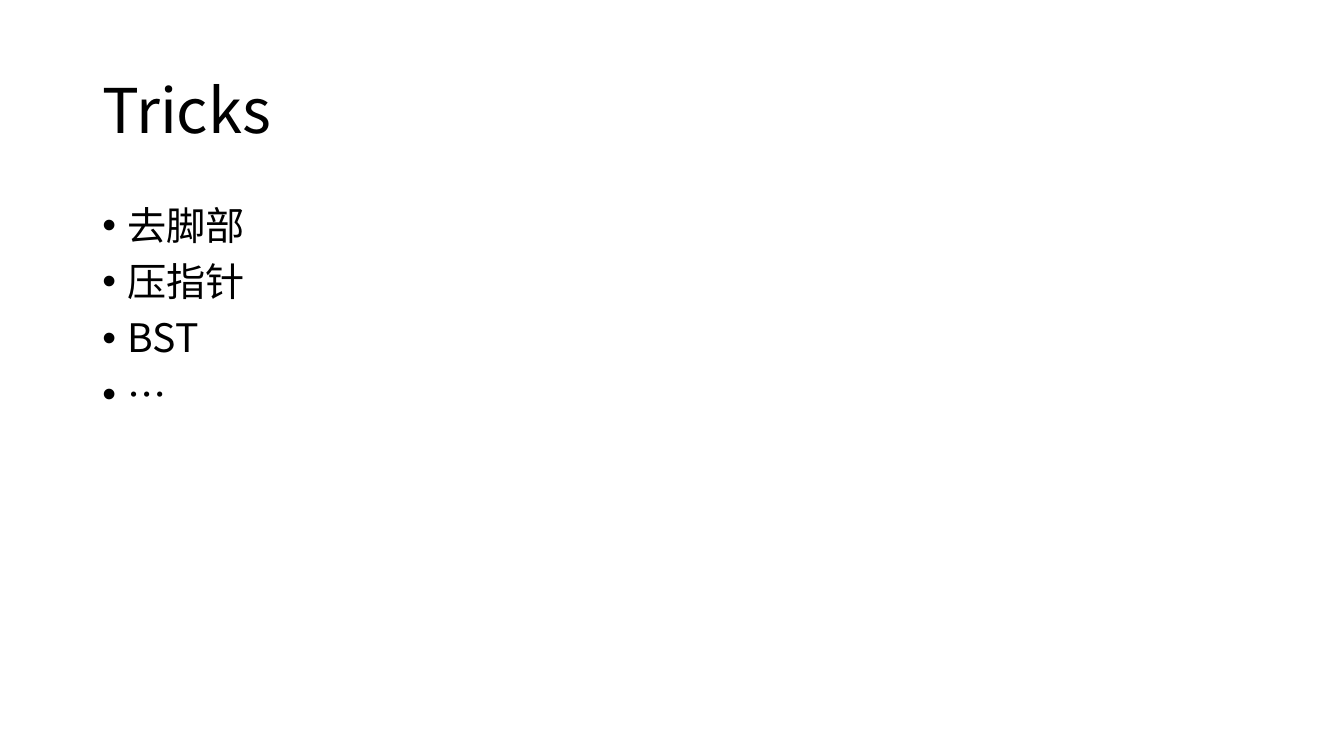
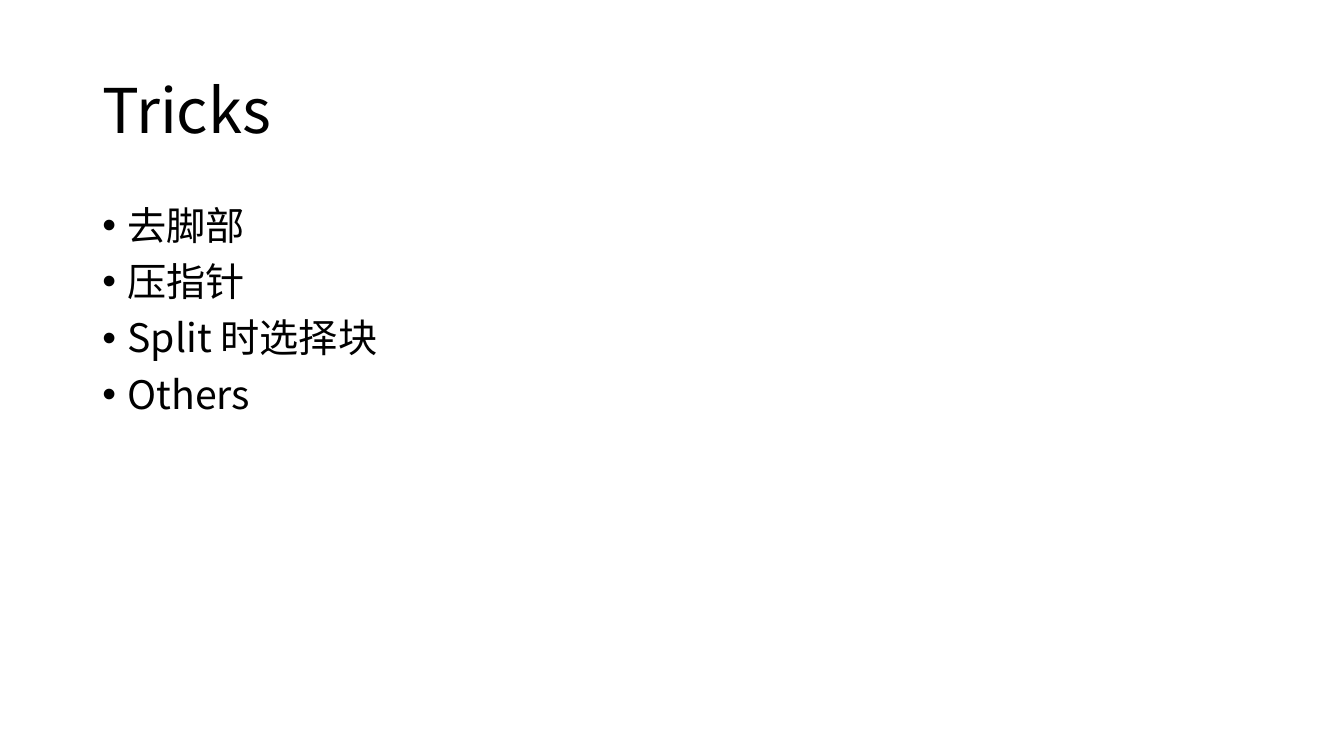
Before and after one commit to KrWriter/ics-recap, a slide deck: slide 11 of malloclab/final.pptx. Drawn at 1344x756 pixels with LibreOffice and Linux fonts; fonts in the diff are those of the drawing. Boxes give left, top, right and bottom in pixels: in the first picture for what was removed or moved away, otherwise in the second. Text is boxed around its words. In the diff, an @@ line names an element or a change of style, - is before the commit and + after.

```diff
--- a/malloclab/final.pptx
+++ b/malloclab/final.pptx
@@ text at [128, 319, 378, 410]: text changed @@
-• BST
-• …
+• Split 时选择块
+• Others
```
Also in this commit, not shown: 4 other slides changed, 4 slides added.
